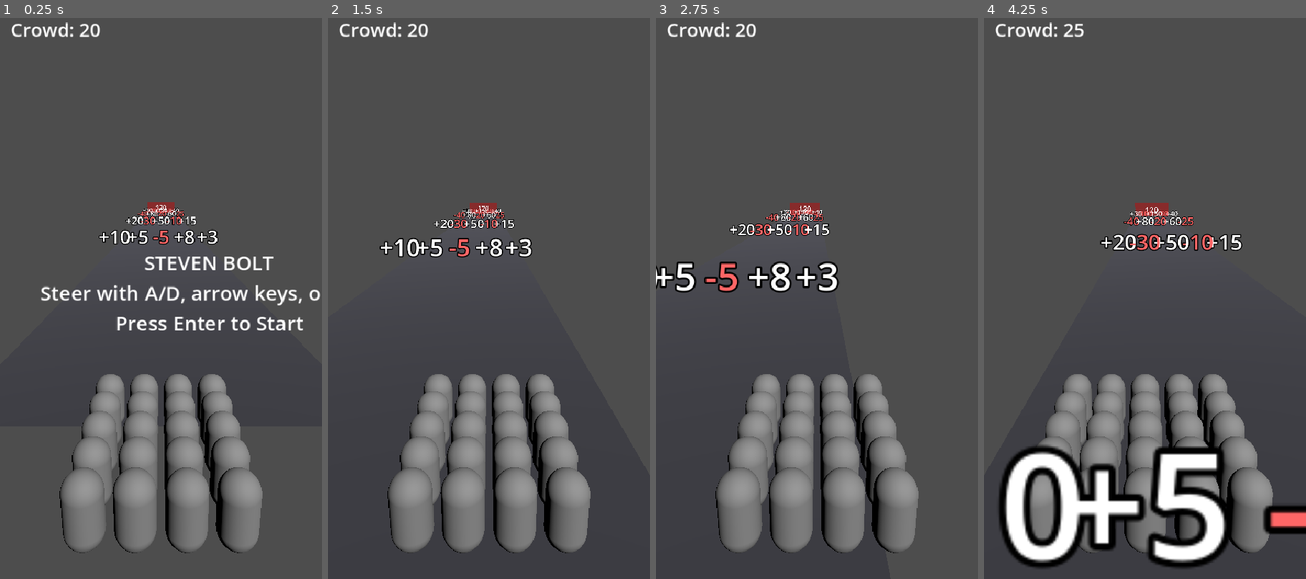
Above: before the commit, frames 1-4 (left to right).
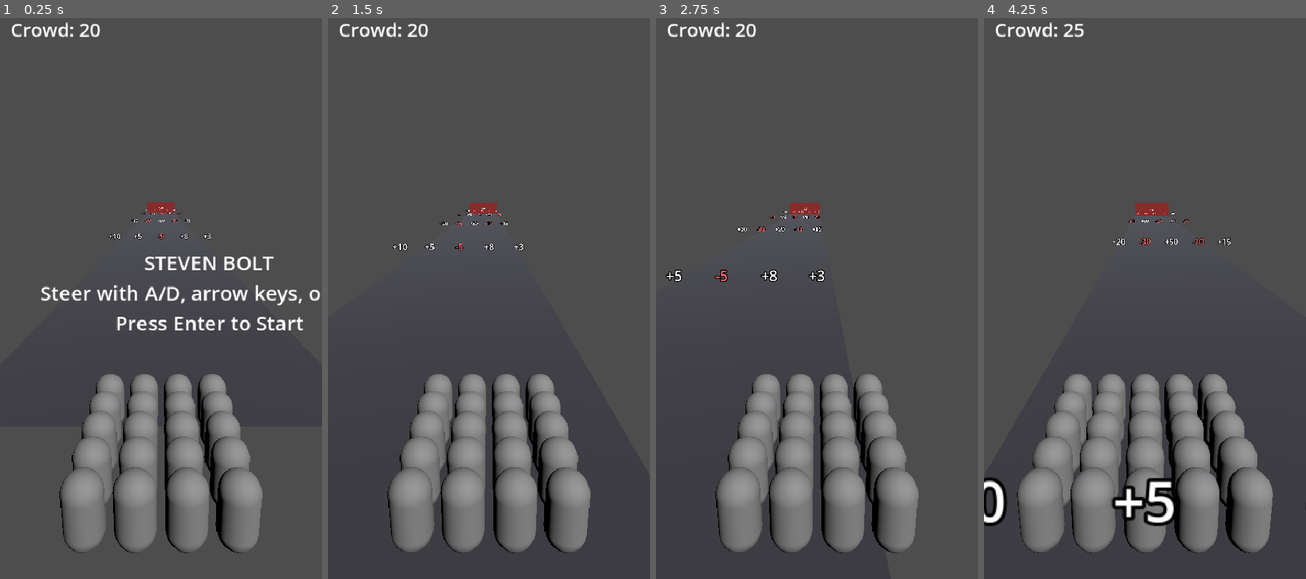
Above: after the commit, the same moments.

Repository: hobsojam/steven-bolt
Game: Godot game, scene res://scenes/main.tscn
The game is run twice, just before and just after one commit, with the same random seed, the same clock (stepped at 60 frames per second) and the same inputs.
Inputs (mouse positions are in pixels of both pictures, inside the frame that each line leads up to):
- Up to frame 1 (0.25 s): no input
- Up to frame 2 (1.5 s): tap Enter (ui_accept) at 0.5, 0.77 s; move the mouse to (559, 264) at 0.52 s; hold Right (lane_right) 0.53-1.25 s; click (559, 264) at 0.67 s; drag from (424, 320) to (472, 405) at 1.27 s
- Up to frame 3 (2.75 s): move the mouse to (849, 163) at 2.02 s; hold Right (lane_right) from 2.03 s (still down)
- Up to frame 4 (4.25 s): release Right (lane_right) at 2.75 s; drag from (1128, 405) to (1048, 208) at 2.77 s; move the mouse to (1241, 377) at 3.52 s; hold Left (lane_left) from 3.53 s (still down); tap Enter (ui_accept) at 3.77 s

The runs differ from the first frame. In frame 1, 0.8% of the frame differs, in the area x 30-68%, y 33-41%; in frame 2, 1.3%; in frame 3, 2.2%; in frame 4, 12%, in the area x 0-100%, y 33-99%.

Commit message:
Fix gate/toll-wall sign text rendering oversized and overlapping
Reported from an in-editor screenshot: a gate row's 5 lane labels (and
the toll wall's threshold label) rendered as illegible overlapping
text. Root cause was Label3D sizing, not positioning or camera math -
each label was already correctly placed at its lane's world X (visible
from the crowd's own MultiMesh grid rendering fine), but font_size=64/
pixel_size=0.02 (gate signs) and 96/0.02 (toll wall) made each label's
rendered text ~2.8m wide in world space, several times wider than the
1.6m lane spacing, so neighboring lanes' text collided.

Drops both to font_size=48/pixel_size=0.01 (gate signs, ~1.06m wide for
a 4-character value) and 64/0.01 (toll wall, still comfortably under
its wider wall). Also picks up an editor-made project.godot
normalization (explicit physical_keycode:0 on the lane input events,
no functional change) from opening the project to test it.

Diff:
--- a/project.godot
+++ b/project.godot
@@ -26,14 +26,14 @@
 
 lane_left={
 "deadzone": 0.5,
-"events": [Object(InputEventKey,"resource_local_to_scene":fa …(128 unchanged characters)… alse,"pressed":false,"keycode":4194319,"key_label":0,"unicode":0,"location":0,"echo":false,"script":null)
-, Object(InputEventKey,"resource_local_to_scene":false,"resource_name":"","device":-1,"window_id":0,"alt_pressed":false,"shift_pressed":false,"ctrl_pressed":false,"meta_pressed":false,"pressed":false,"keycode":65,"key_label":0,"unicode":0,"location":0,"echo":false,"script":null)
+"events": [Object(InputEventKey,"resource_local_to_scene":fa …(128 unchanged characters)… alse,"pressed":false,"keycode":4194319,"physical_keycode":0,"key_label":0,"unicode":0,"location":0,"echo":false,"script":null)
+, Object(InputEventKey,"resource_local_to_scene":false,"resource_name":"","device":-1,"window_id":0,"alt_pressed":false,"shift_pressed":false,"ctrl_pressed":false,"meta_pressed":false,"pressed":false,"keycode":65,"physical_keycode":0,"key_label":0,"unicode":0,"location":0,"echo":false,"script":null)
 ]
 }
 lane_right={
 "deadzone": 0.5,
-"events": [Object(InputEventKey,"resource_local_to_scene":fa …(128 unchanged characters)… alse,"pressed":false,"keycode":4194321,"key_label":0,"unicode":0,"location":0,"echo":false,"script":null)
-, Object(InputEventKey,"resource_local_to_scene":false,"resource_name":"","device":-1,"window_id":0,"alt_pressed":false,"shift_pressed":false,"ctrl_pressed":false,"meta_pressed":false,"pressed":false,"keycode":68,"key_label":0,"unicode":0,"location":0,"echo":false,"script":null)
+"events": [Object(InputEventKey,"resource_local_to_scene":fa …(128 unchanged characters)… alse,"pressed":false,"keycode":4194321,"physical_keycode":0,"key_label":0,"unicode":0,"location":0,"echo":false,"script":null)
+, Object(InputEventKey,"resource_local_to_scene":false,"resource_name":"","device":-1,"window_id":0,"alt_pressed":false,"shift_pressed":false,"ctrl_pressed":false,"meta_pressed":false,"pressed":false,"keycode":68,"physical_keycode":0,"key_label":0,"unicode":0,"location":0,"echo":false,"script":null)
 ]
 }
 
--- a/scripts/gate_row.gd
+++ b/scripts/gate_row.gd
@@ -15,8 +15,8 @@
 	var label := Label3D.new()
 	label.text = "%s%d" % [lane_data["op"], lane_data["value"]]
 	label.position = Vector3(RunRules.lane_x(lane_index), 0.0, 0.0)
-	label.font_size = 64
-	label.pixel_size = 0.02
+	label.font_size = 48
+	label.pixel_size = 0.01
 	label.billboard = BaseMaterial3D.BILLBOARD_ENABLED
 	label.modulate = Color.WHITE if lane_data["op"] == "+" else Color(1.0, 0.4, 0.4)
 	return label
--- a/scripts/toll_wall.gd
+++ b/scripts/toll_wall.gd
@@ -26,8 +26,8 @@
 	var label := Label3D.new()
 	label.text = str(threshold)
 	label.position = Vector3(0.0, 1.5, 0.1)
-	label.font_size = 96
-	label.pixel_size = 0.02
+	label.font_size = 64
+	label.pixel_size = 0.01
 	label.billboard = BaseMaterial3D.BILLBOARD_ENABLED
 	label.modulate = Color.WHITE
 	return label
